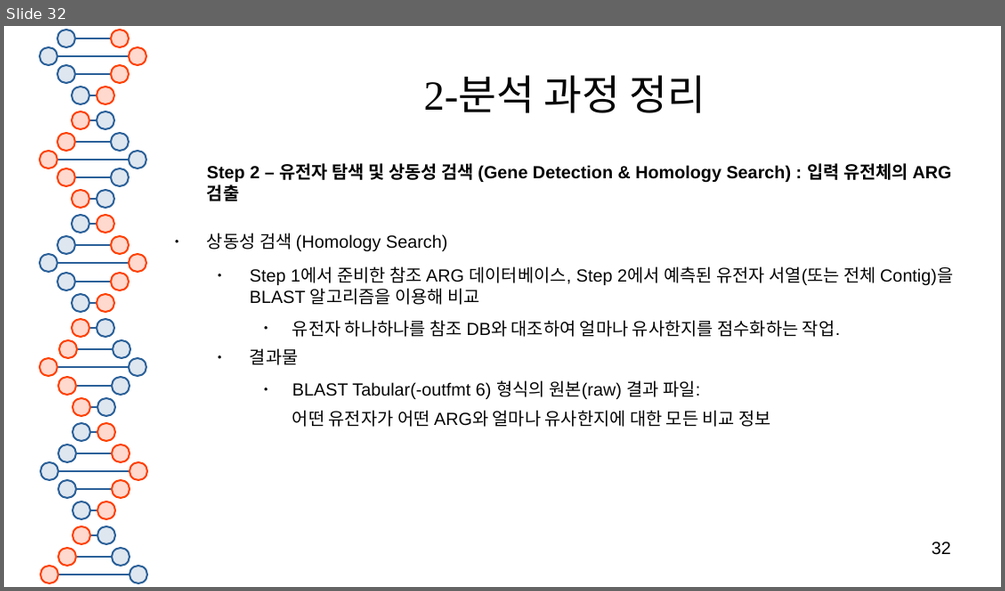
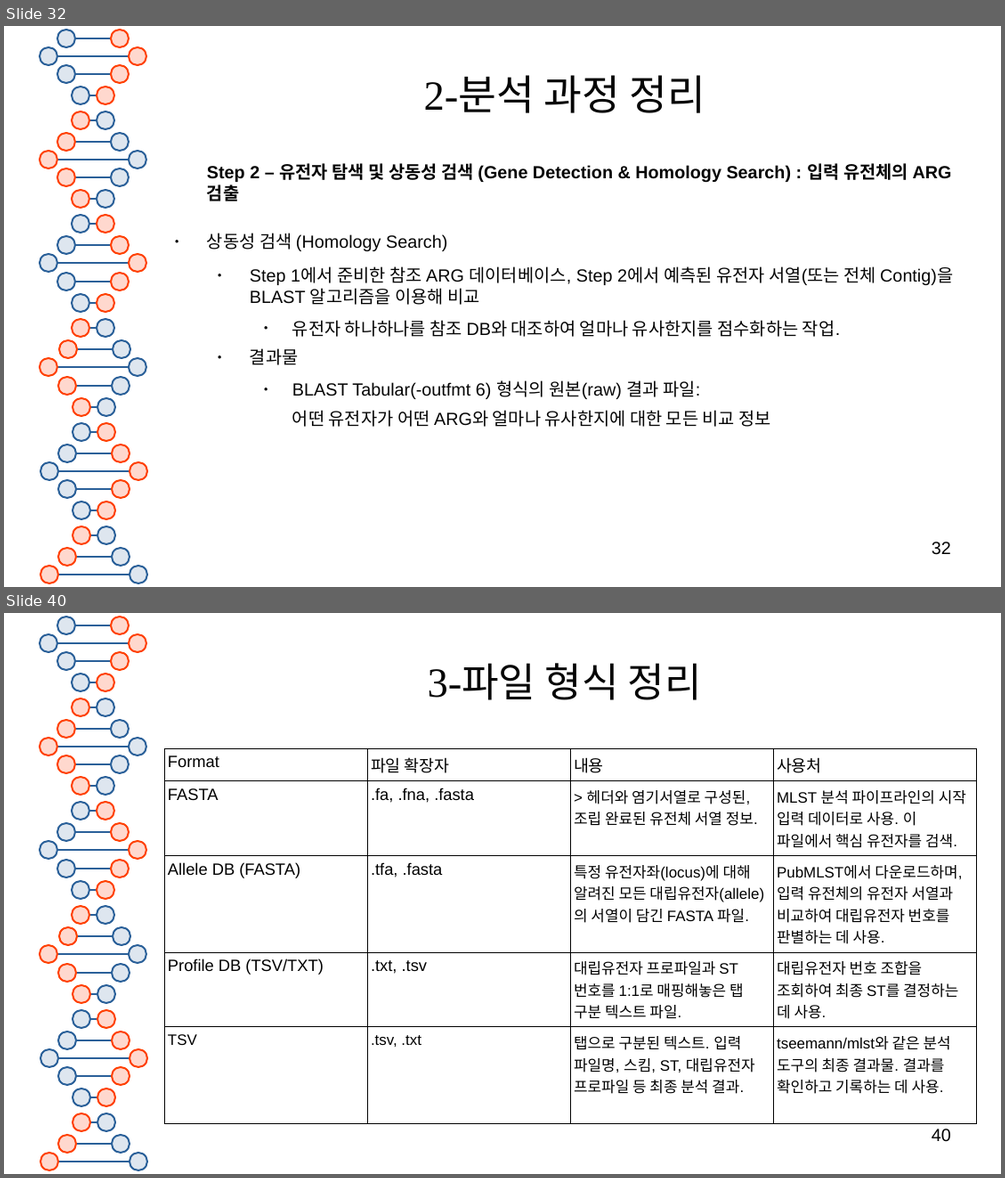
Before and after one commit to SHINKHO/bioinformatics_phase, a slide deck: docs/bioinformatics툴_분석.odp. Shown one above the other, each under a label of ours: slide 32 before the commit, slides 32 and 40 after it; the slides between them are not shown. The pictures are 1005x591 and 1005x1178 pixels, drawn with LibreOffice and Linux fonts; fonts in the diff are those of the drawing. Boxes give left, top, right and bottom in pixels: in the first picture for what was removed or moved away, otherwise in the second. Text is boxed around its words. In the diff, an @@ line names an element or a change of style, - is before the commit and + after.

```diff
--- a/docs/bioinformatics툴_분석.odp
+++ b/docs/bioinformatics툴_분석.odp
@@ slide 40 added at (4, 613, 1001, 1174), background #FFFFFF; not listed: 81 template elements that a slide beside it also shows @@
@@ title added at (428, 663, 702, 700), 32 pt, text #050505 @@
+3-파일 형식 정리
@@ table added at (164, 748, 975, 1114), 5 rows, 4 columns @@
+Format | 파일 확장자 | 내용 | 사용처
+FASTA | .fa, .fna, .fasta | > 헤더와 염기서열로 구성된, 조립 완료된 유전체 서열 정보. | MLST 분석 파이프라인의 시작 입력 데이터로 사용. 이 파일에서 핵심 유전자를 검색.
+Allele DB (FASTA) | .tfa, .fasta | 특정 유전자좌(locus)에 대해 알려진 모든 대립유전자(allele)의 서열이 담긴 FASTA 파일. | PubMLST에서 다운로드하며, 입력 유전체의 유전자 서열과 비교하여 대립유전자 번호를 판별하는 데 사용.
+Profile DB (TSV/TXT) | .txt, .tsv | 대립유전자 프로파일과 ST 번호를 1:1로 매핑해놓은 탭 구분 텍스트 파일. | 대립유전자 번호 조합을 조회하여 최종 ST를 결정하는 데 사용.
+TSV | .tsv, .txt | 탭으로 구분된 텍스트. 입력 파일명, 스킴, ST, 대립유전자 프로파일 등 최종 분석 결과. | tseemann/mlst와 같은 분석 도구의 최종 결과물. 결과를 확인하고 기록하는 데 사용.
@@ page number added at (931, 1128, 951, 1142), 14 pt, text #000000 @@
+40
```
Also in this commit, not shown: 2 slides changed, 25 other slides added, 1 other file.
